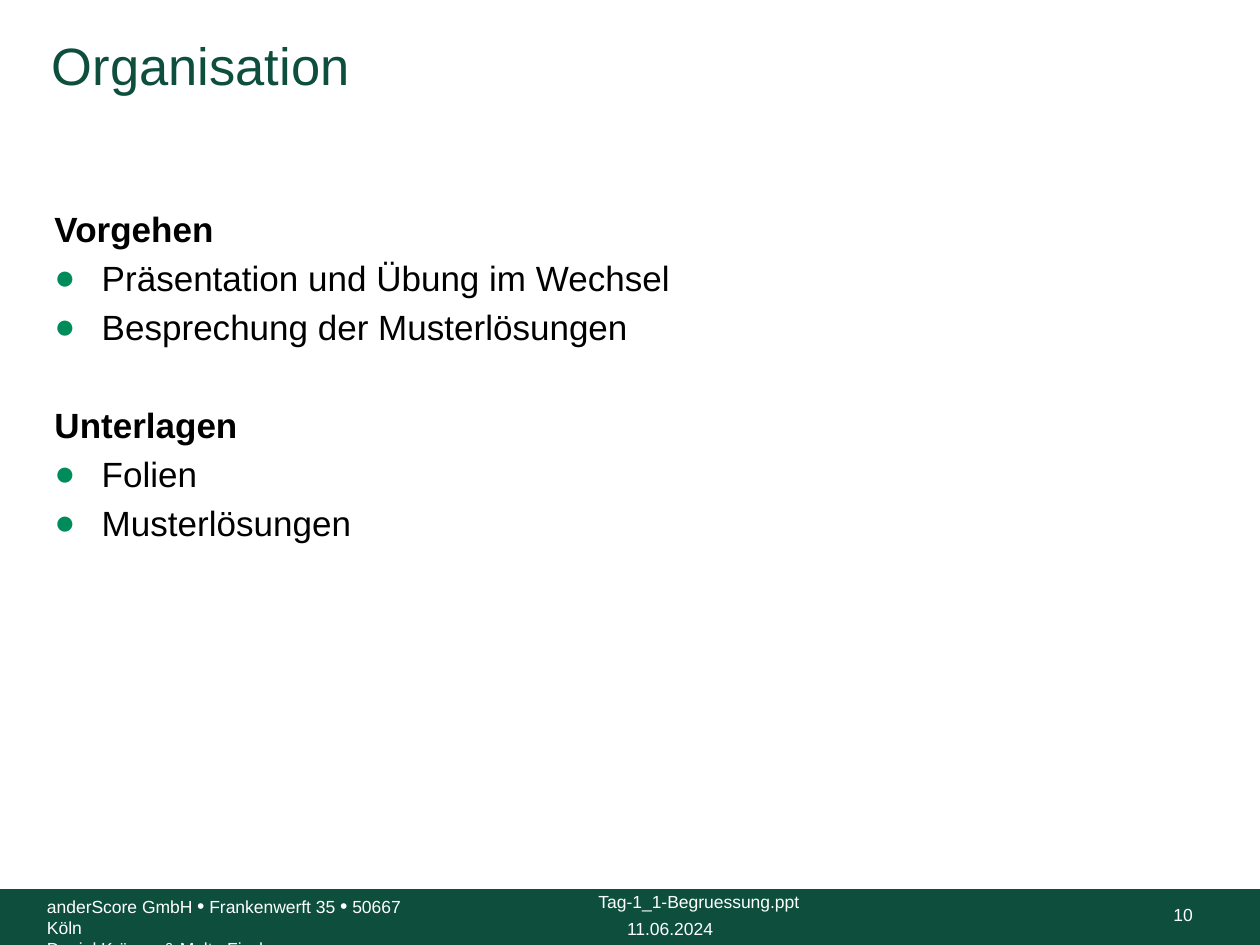
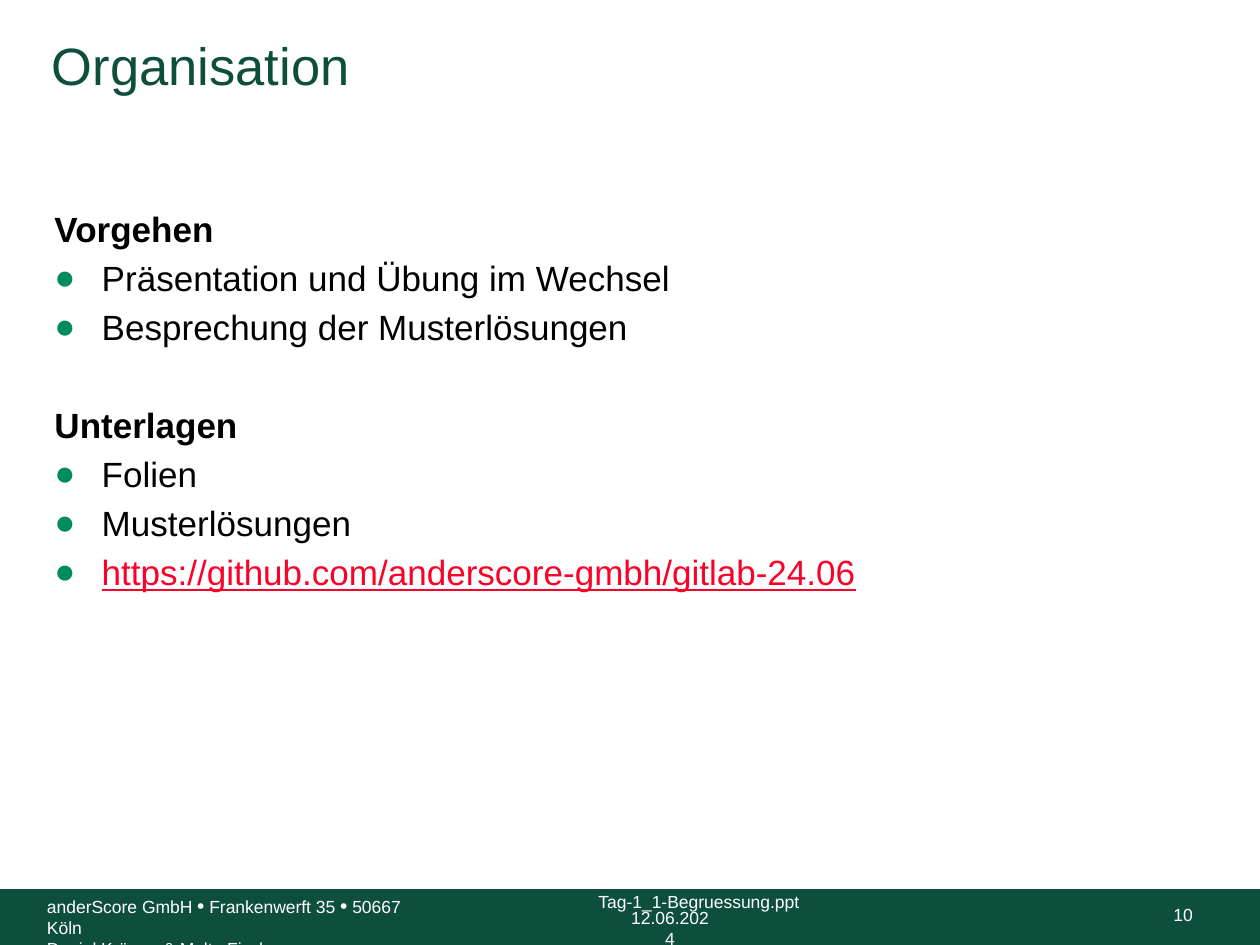
Before and after one commit to anderscore-gmbh/gitlab, a slide deck: slide 10 of slides/Tag-1_1-Begruessung.pptx. Drawn at 1260x945 pixels with LibreOffice and Linux fonts; fonts in the diff are those of the drawing; background and template pictures are left out. Boxes give left, top, right and bottom in pixels: in the first picture for what was removed or moved away, otherwise in the second. Text is boxed around its words. In the diff, an @@ line names an element or a change of style, - is before the commit and + after.

```diff
--- a/slides/Tag-1_1-Begruessung.pptx
+++ b/slides/Tag-1_1-Begruessung.pptx
@@ text at bbox=[102, 559, 855, 592]: paragraph added @@
+  ● https://github.com/anderscore-gmbh/gitlab-24.06
@@ text at bbox=[631, 911, 709, 924]: text changed @@
-11.06.2024
+12.06.2024
```
Also in this commit, not shown: 10 other slides changed, 1 other file.
